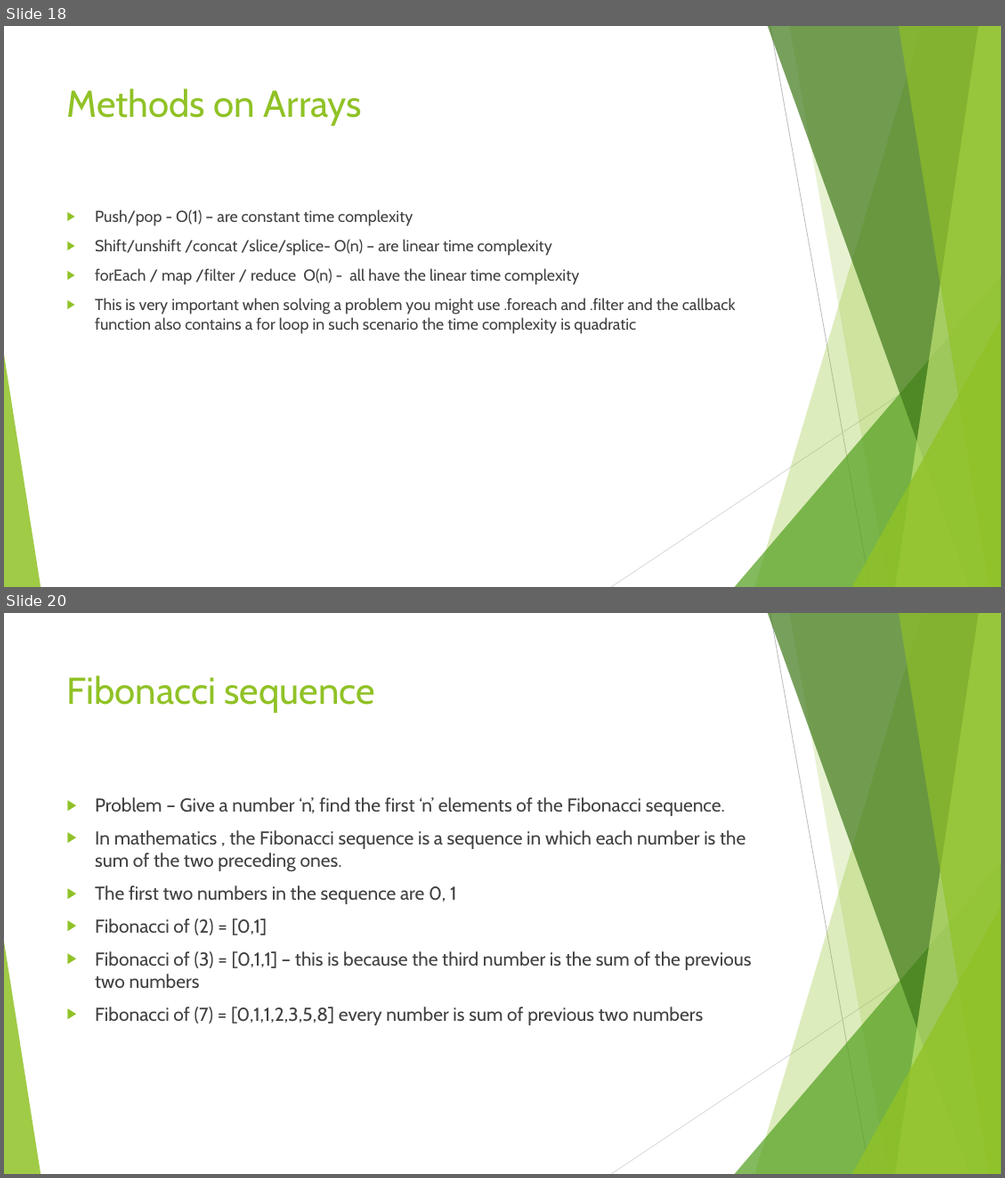
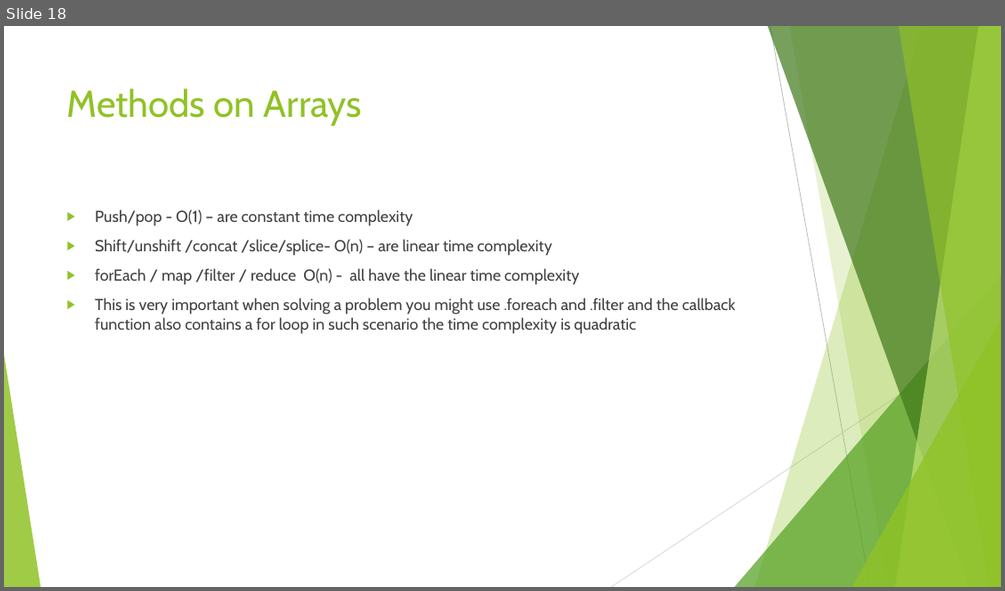
Before and after one commit to divyaparyani67/DSA, a slide deck: Algorithm/DSA- Learning.pptx. Shown one above the other, each under a label of ours: slides 18 and 20 before the commit, slide 18 after it; the slides between them are not shown. The pictures are 1005x1178 and 1005x591 pixels, drawn with LibreOffice and Linux fonts; fonts in the diff are those of the drawing. Boxes give left, top, right and bottom in pixels: in the first picture for what was removed or moved away, otherwise in the second. Text is boxed around its words. In the diff, an @@ line names an element or a change of style, - is before the commit and + after.

```diff
--- a/Algorithm/DSA- Learning.pptx
+++ b/Algorithm/DSA- Learning.pptx
@@ slide 20 removed at box(4, 613, 1001, 1174), background #FFFFFF; not listed: 10 template elements that a slide beside it also shows @@
@@ title removed at box(67, 675, 375, 713) @@
-Fibonacci sequence
@@ text removed at box(95, 797, 752, 1025) @@
-▶ Problem – Give a number ‘n’, find the first ‘n’ elements of the Fibonacci sequence.
-▶ In mathematics , the Fibonacci sequence is a sequence in which each number is the sum of the two preceding ones.
-▶ The first two numbers in the sequence are 0, 1
-▶ Fibonacci of (2) = [0,1]
-▶ Fibonacci of (3) = [0,1,1] – this is because the third number is the sum of the previous two numbers
-▶ Fibonacci of (7) = [0,1,1,2,3,5,8] every number is sum of previous two numbers
```
Also in this commit, not shown: 1 slide added, 14 other slides removed, 17 other files.
